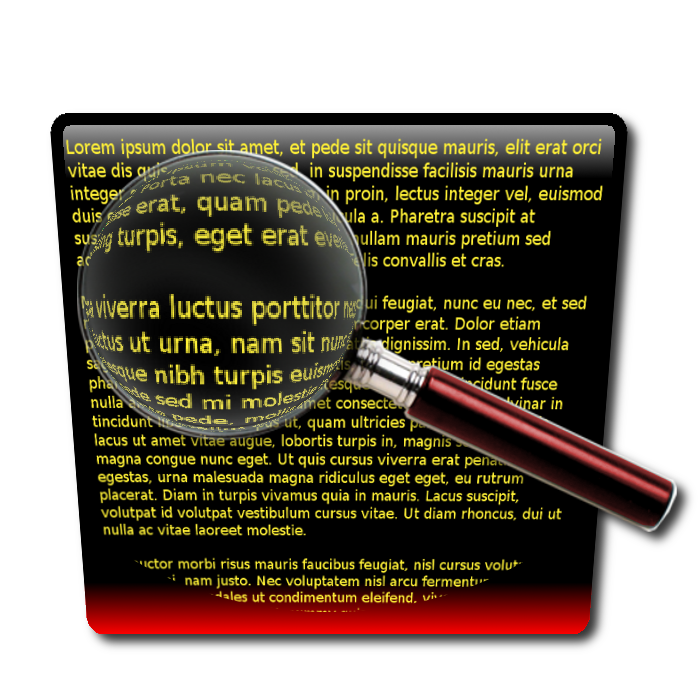
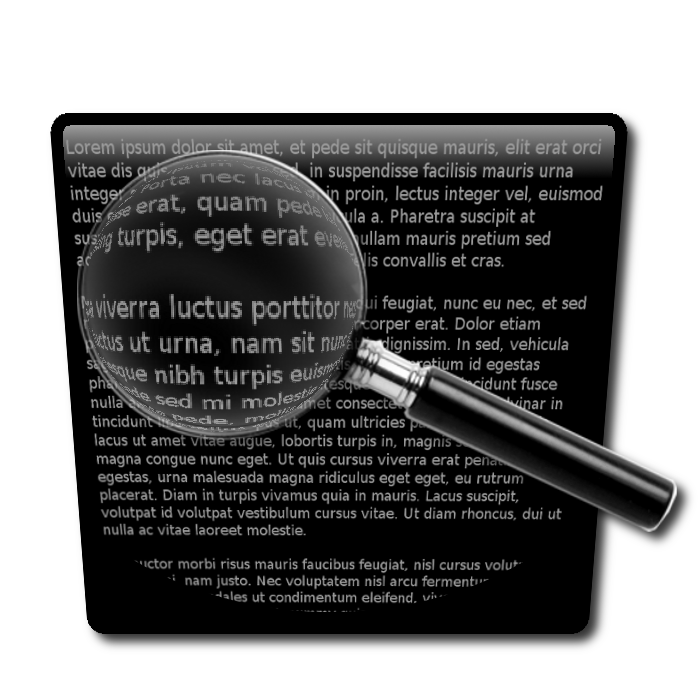
Layered file, before and after one edit (700x700). Changes by layer:
painted on "Magnifying Glass copy" over bbox(77, 150, 675, 532)
painted on "Lorem ipsum dolor sit amet, et...#2" over bbox(85, 160, 357, 432)
painted on "Lorem ipsum dolor sit amet, et...#1" over bbox(65, 138, 604, 612)
hid "Highlight Bottom" over bbox(84, 583, 592, 634)
